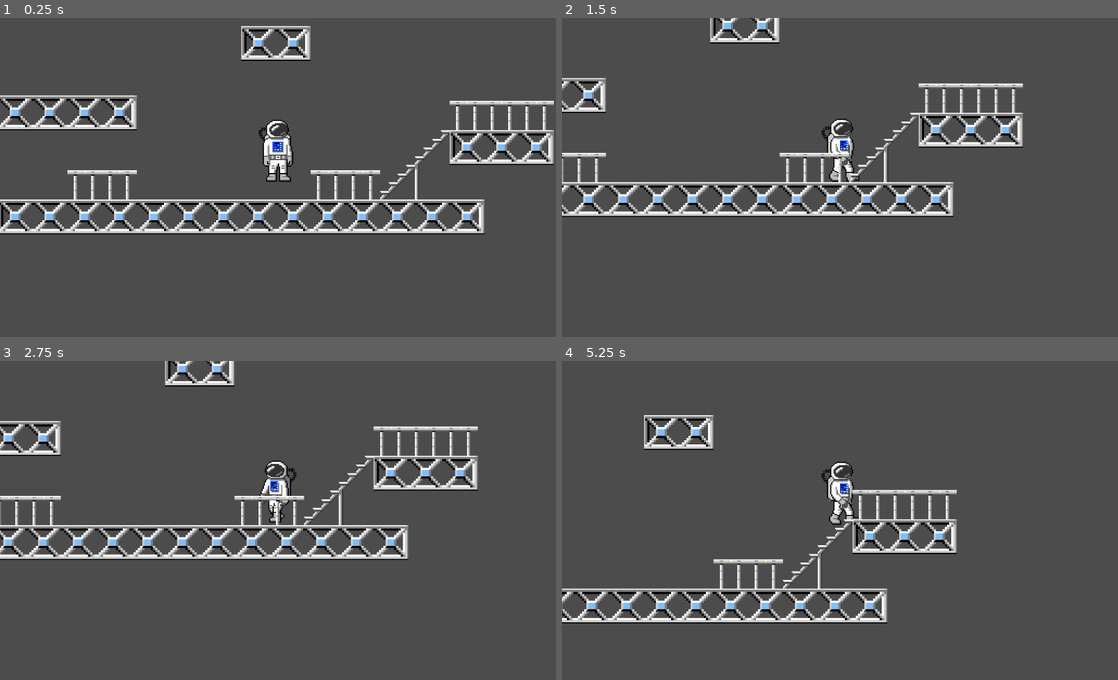
Above: before the commit, frames 1-4 (two rows, left to right).
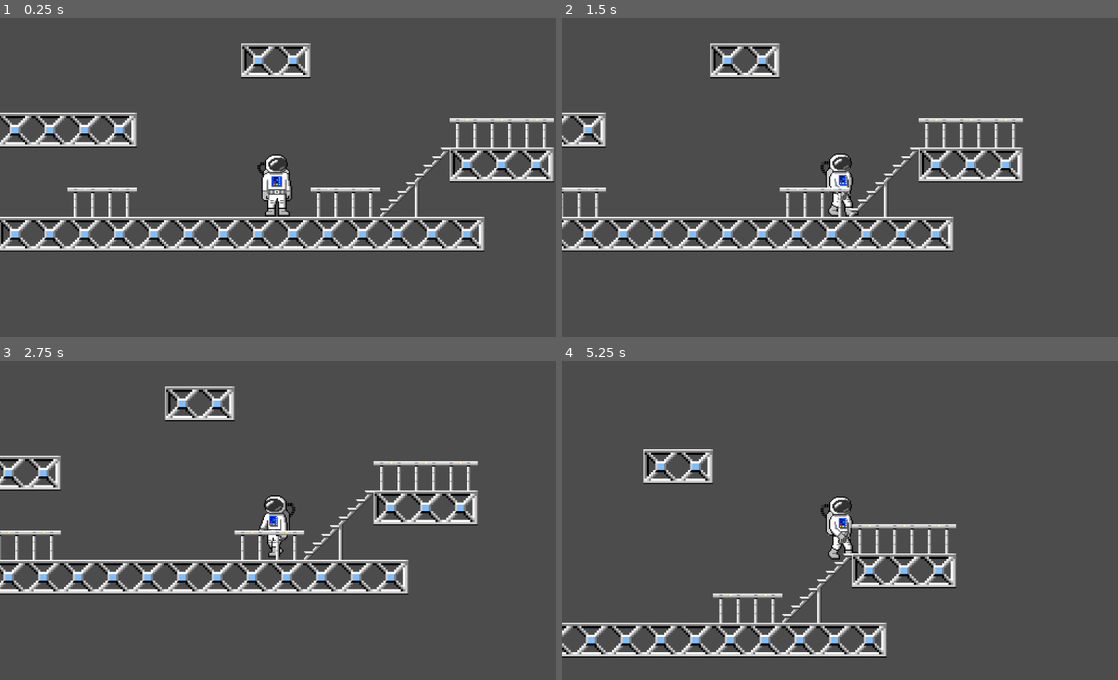
Above: after the commit, the same moments.

Repository: Rincewind70/Godot_Test
Game: Godot game, scene res://Scene Test.tscn
Two runs of this game, one before a commit and one after it. Both use one fixed random seed, a clock stepped at 60 frames per second and the inputs below.
Inputs:
- Up to frame 1 (0.25 s): no input
- Up to frame 2 (1.5 s): hold Right (ui_right) from 0.53 s (still down); tap Up (ui_up) at 0.77 s
- Up to frame 3 (2.75 s): tap Up (ui_up) at 1.52 s; release Right (ui_right) at 2.03 s; hold Left (ui_left) from 2.03 s (still down)
- Up to frame 4 (5.25 s): release Left (ui_left) at 2.78 s; hold Right (ui_right) 2.78-4.28 s; tap Up (ui_up) at 3.02, 3.77, 4.52 s; hold Left (ui_left) 4.28-5.03 s; hold Right (ui_right) from 5.03 s (still down)

The runs differ from the first frame. In frame 1, 19% of the frame differs, in the area x 0-100%, y 2-74%; in frame 2, 17%; in frame 3, 18%; in frame 4, 15%.

Commit message:
Changed scaling by using Camera2d zoom. Try to improve collision capsule of player

Diff:
--- a/Test 001/Player.tscn
+++ b/Test 001/Player.tscn
@@ -31,8 +31,8 @@
 } ]
 
 [sub_resource type="CapsuleShape2D" id=2]
-radius = 14.1769
-height = 30.3913
+radius = 14.0
+height = 31.0
 
 [node name="Player" type="KinematicBody2D"]
 script = ExtResource( 1 )
@@ -40,17 +40,16 @@
 [node name="Camera2D" type="Camera2D" parent="."]
 position = Vector2( 0, -1 )
 current = true
+zoom = Vector2( 0.5, 0.5 )
 
 [node name="AnimatedSprite" type="AnimatedSprite" parent="."]
-position = Vector2( -31.7899, -64.121 )
+position = Vector2( -0.997511, 0.217575 )
 frames = SubResource( 1 )
-animation = "RightWalk"
-frame = 1
+animation = "LeftWalk"
+frame = 2
 playing = true
-centered = false
 
 [node name="CollisionShape2D" type="CollisionShape2D" parent="."]
-show_behind_parent = true
-position = Vector2( 0, -29 )
+position = Vector2( -1, 3 )
 z_as_relative = false
 shape = SubResource( 2 )
--- a/Test 001/project.godot
+++ b/Test 001/project.godot
@@ -22,7 +22,6 @@
 [display]
 
 window/stretch/aspect="keep"
-window/stretch/shrink=2.0
 
 [rendering]
 
